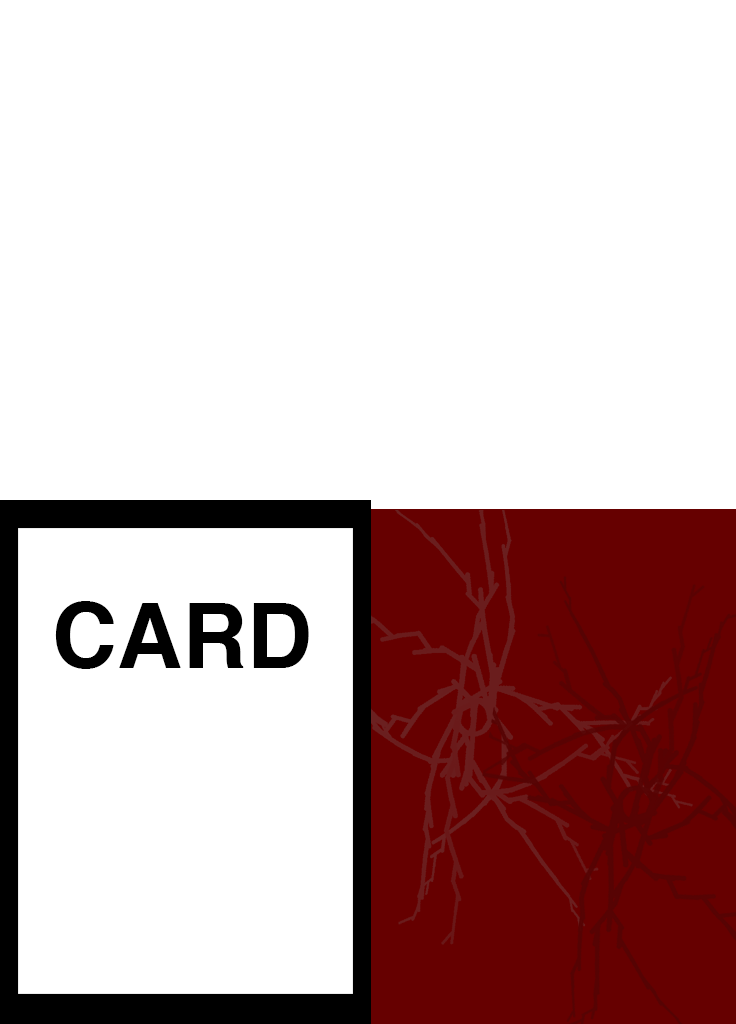
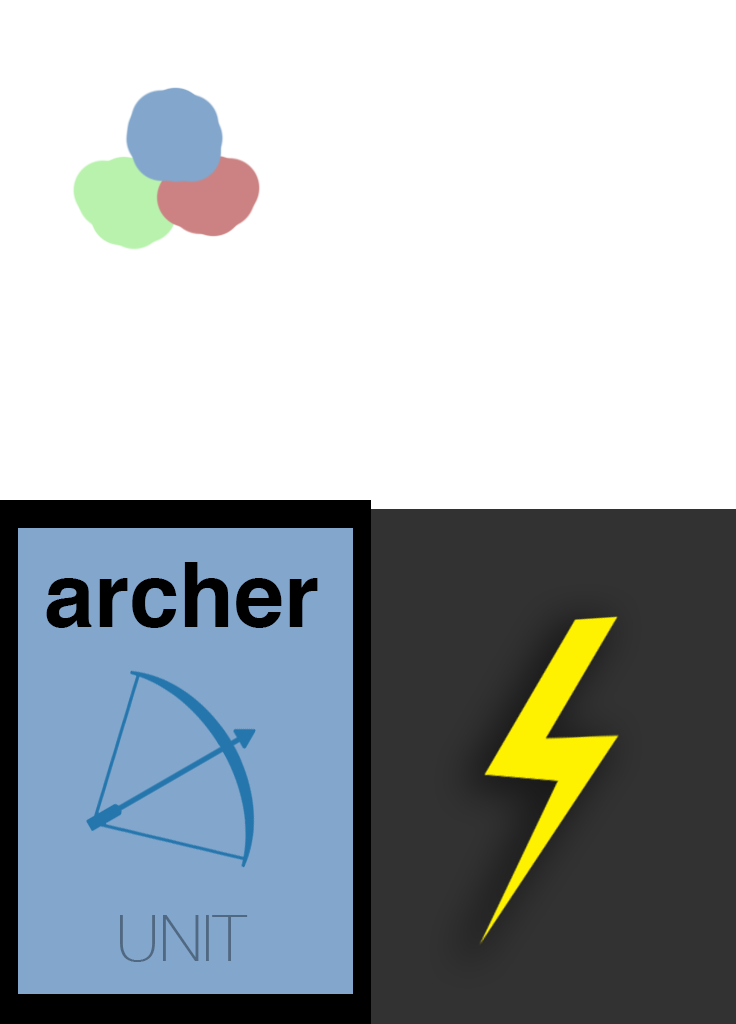
Layered file, before and after one edit (736x1024). Changes by layer:
added layer "UNIT" (50%) above "archer" over [120, 915, 248, 962]
renamed "CARD" to "archer", painted on it over [46, 562, 318, 669]
moved "Layer 2" above "Screen Shot 2015-04-11 at 4.47.36 PM", painted on it over [86, 670, 256, 868]
painted on "Layer 1" over [18, 87, 353, 994]
renamed "Layer 3" to "Shape 1", opacity 50% → 100%, painted on it over [371, 510, 736, 1024]
painted on "Rectangle 1" over [371, 509, 736, 1024]
